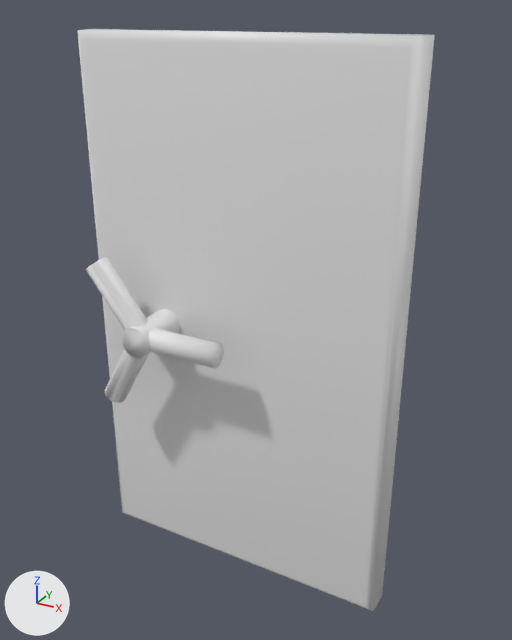
The FBX model VR escaper room/Assets/Tim/Models/Safe/Models/Safe_Door.fbx: old version first, new version second.
Both versions are drawn from a camera (50 mm lens) standing at (0.41, -0.731, 0.373) and looking at (0.026, -0.033, 0.024). The axes (+X, +Y, +Z) are drawn at lower left. The lights are the same throughout. Where no turn or scale is listed for an object, it has been applied to the vertices.

In view in the first picture: 'Safe_Door'.
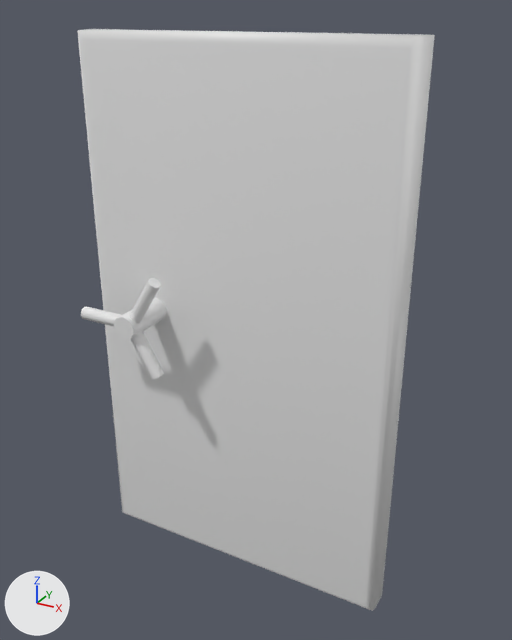
Commit message: safe door fix

Location of each change, (x1, y1, x2, y2) in pixels of the pictures (512 x 640 px; the box of a moved part takes in the faces that stretch with it):
part 1 of me_cube_002, deleted: before (104, 349, 149, 403)
part 2 of me_cube_002, moved or reshaped: before (86, 257, 224, 369); after (81, 278, 167, 380)

The change, as a diff of the scene's bpy script:
```diff
--- a/VR escaper room/Assets/Tim/Models/Safe/Models/Safe_Door.fbx.py
+++ b/VR escaper room/Assets/Tim/Models/Safe/Models/Safe_Door.fbx.py
@@ me_cube_002 @@
 # used by ob_safe_door; location = (0.0, 0.0, 0.0)
-me_cube_002.from_pydata(...)  # 160 vertices, 98 faces; spans x -0.207..0.207, y -0.118..0.0, z -0.35..0.35
+me_cube_002.from_pydata(...)  # 100 vertices, 78 faces; spans x -0.207..0.207, y -0.119..0.0, z -0.35..0.35
+# me_cube_002 part 1: the loose piece of 32 vertices spanning x -0.163..-0.089, y -0.114..-0.084, z -0.102..-0.004 is deleted
+# me_cube_002 part 2
+# 92 vertices are removed from x -0.173..0.01, y -0.118..-0.023, z -0.02..0.095
+# 51 faces are deleted
+# 4 vertices move from x -0.114..-0.085, y -0.089..-0.023, z -0.011..0.018 to x -0.119..-0.079, y -0.119..-0.099, z -0.049..0.028
+# 38 vertices are added at x -0.183..-0.063, y -0.119..-0.096, z -0.05..0.079
+# 7 new vertices lie (0.064, 0.0, 0.0) away from vertices in x -0.183, y -0.113..-0.096, z 0.009..0.026
+# 8 new vertices lie (0.0, 0.073, 0.0) away from vertices in x -0.125..-0.095, y -0.119..-0.023, z 0.002..0.033
+# 6 new vertices lie (0.032, 0.0, -0.055) away from vertices in x -0.111..-0.098, y -0.113..-0.096, z 0.006..0.013
+# 5 new vertices lie (0.034, 0.0, 0.054) away from vertices in x -0.111..-0.104, y -0.113..-0.096, z 0.025..0.029
+# 48 new faces join them
```
